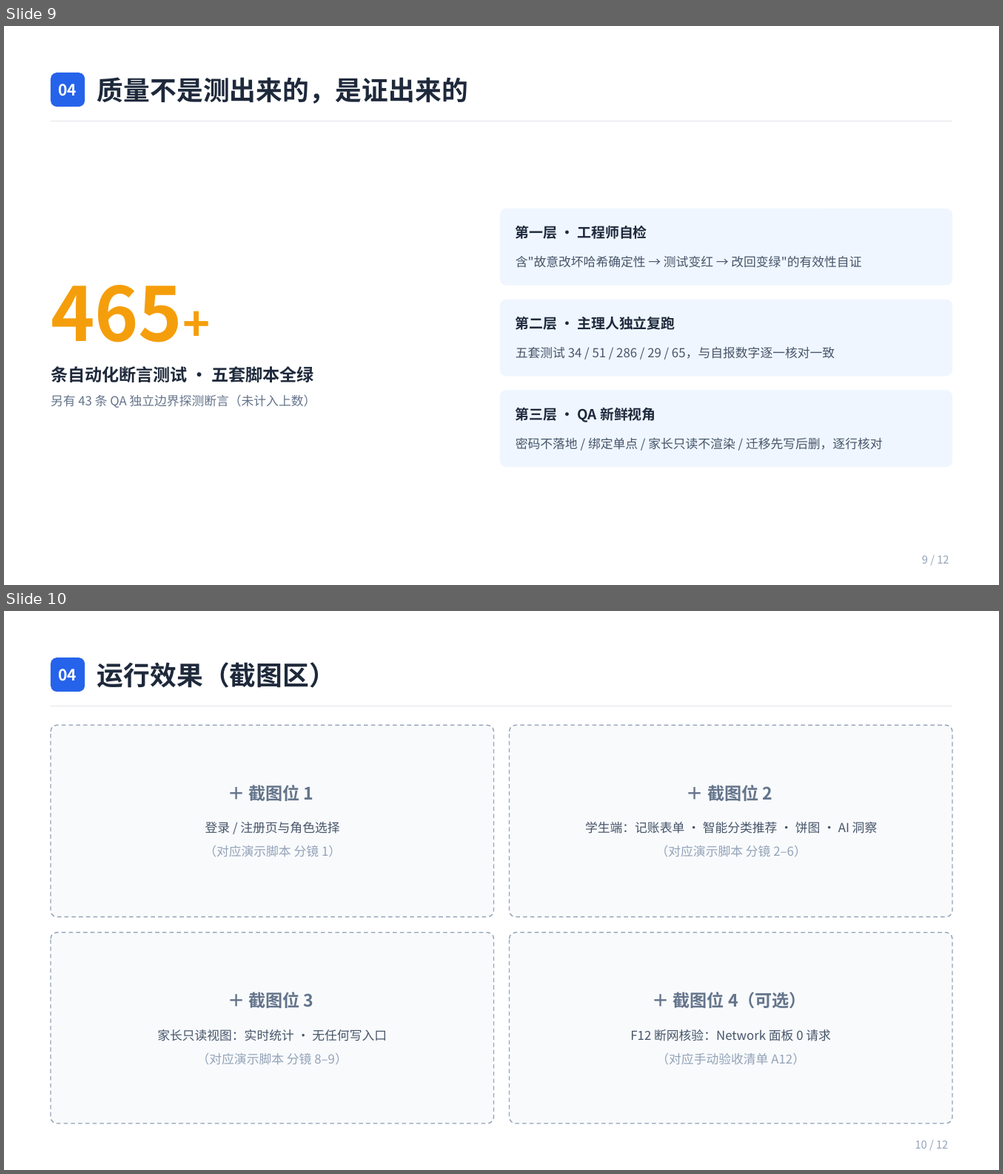
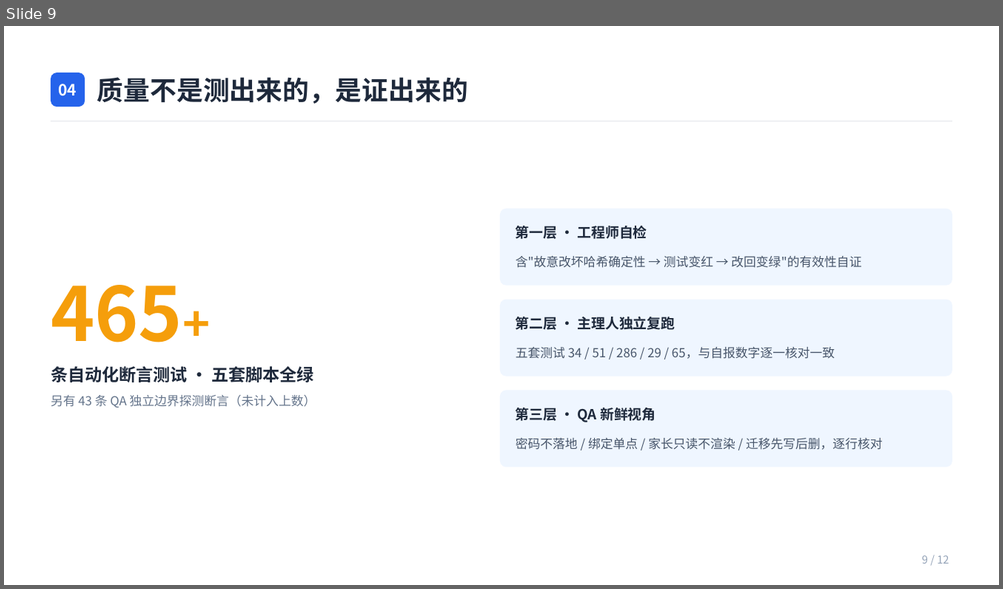
Before and after one commit to wontons584-source/Bookkeeping123, a slide deck: docs/course-materials/课程汇报-记账系统.pptx. Shown one above the other, each under a label of ours: slides 9 and 10 before the commit, slide 9 after it. The pictures are 1003x1174 and 1003x589 pixels, drawn with LibreOffice and Linux fonts; fonts in the diff are those of the drawing. Boxes give left, top, right and bottom in pixels: in the first picture for what was removed or moved away, otherwise in the second. Text is boxed around its words. In the diff, an @@ line names an element or a change of style, - is before the commit and + after.

Commit message:
docs: 汇报PPT填入真实运行截图，互助记录改简版表格，归档系统运行截图

```diff
--- a/docs/course-materials/课程汇报-记账系统.pptx
+++ b/docs/course-materials/课程汇报-记账系统.pptx
@@ slide 10 removed at [4, 611, 999, 1170], background #FFFFFF @@
@@ rounded rectangle removed at [51, 658, 85, 692] @@
@@ text removed at [58, 669, 77, 681] @@
-04
@@ text removed at [97, 662, 336, 688] @@
-运行效果（截图区）
@@ rectangle removed at [51, 706, 951, 706] @@
@@ rounded rectangle removed at [51, 725, 493, 917] @@
@@ rounded rectangle removed at [509, 725, 952, 917] @@
@@ text removed at [249, 785, 314, 801] @@
-＋ 截图位 1
@@ text removed at [707, 785, 772, 801] @@
-＋ 截图位 2
@@ text removed at [204, 822, 341, 857] @@
-登录 / 注册页与角色选择
-（对应演示脚本 分镜 1）
@@ text removed at [585, 822, 877, 857] @@
-学生端：记账表单 · 智能分类推荐 · 饼图 · AI 洞察
-（对应演示脚本 分镜 2–6）
@@ rounded rectangle removed at [51, 933, 493, 1124] @@
@@ rounded rectangle removed at [509, 933, 952, 1124] @@
@@ text removed at [249, 992, 314, 1008] @@
-＋ 截图位 3
@@ text removed at [673, 992, 806, 1008] @@
-＋ 截图位 4（可选）
@@ text removed at [157, 1030, 387, 1065] @@
-家长只读视图：实时统计 · 无任何写入口
-（对应演示脚本 分镜 8–9）
@@ text removed at [630, 1030, 831, 1065] @@
-F12 断网核验：Network 面板 0 请求
-（对应手动验收清单 A12）
@@ text removed at [915, 1141, 948, 1149] @@
-10 / 12
```
Also in this commit, not shown: 1 slide added, 4 other files.
